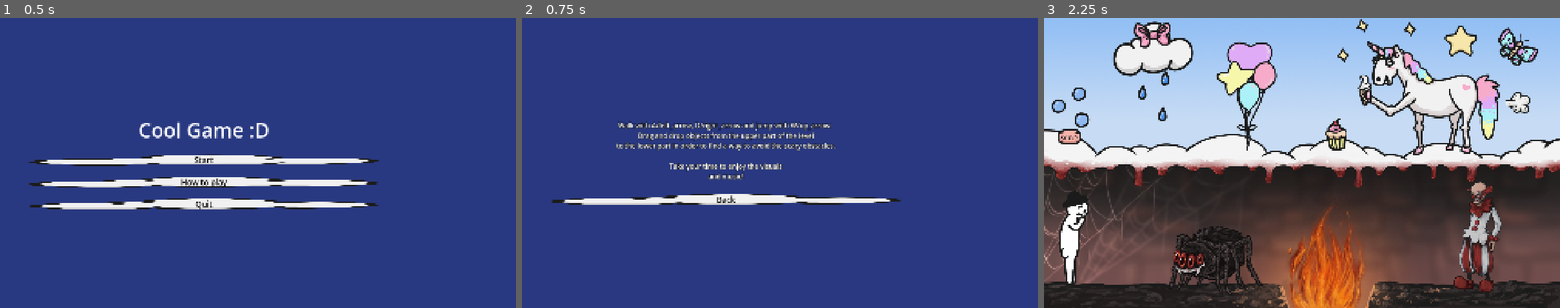
Above: before the commit, frames 1-3 (left to right).
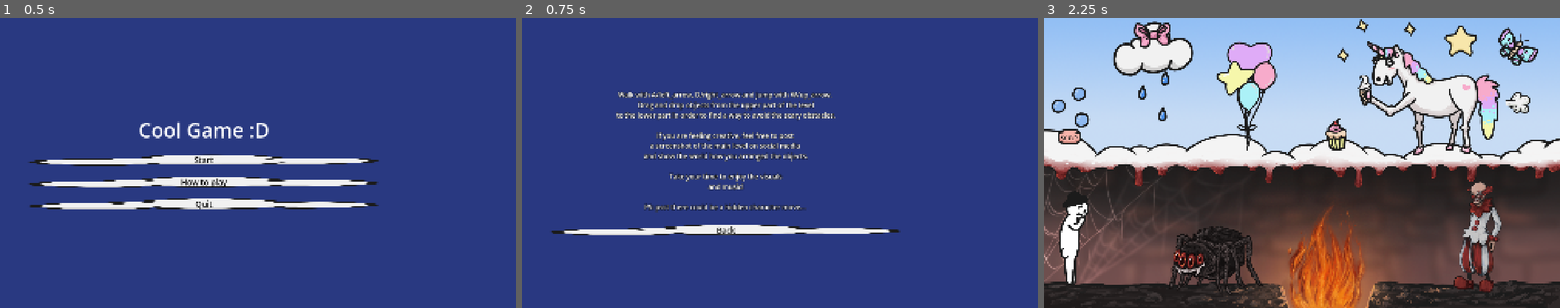
Above: after the commit, the same moments.

Repository: myryk31415/bimm-game-jam
Game: Godot game, scene res://scenes/main_menu.tscn
Same seed, same stepped clock (60 frames per second), same inputs: the game is played once before the commit and once after it. The engine's default icon, where the game draws it, is replaced by a stand-in: a white triangle on a blue panel in a dark square. Sound files missing from this copy of the repository are replaced by a short silence.
Inputs:
- Up to frame 1 (0.5 s): no input
- Up to frame 2 (0.75 s): click "How to play" at 0.5 s
- Up to frame 3 (2.25 s): click "Back" at 1.25 s; click "Start" at 2 s

Frame 1 is identical in both runs. In frame 2, 8.9% of the frame differs, in the area x 5-74%, y 25-75%; in frame 3, nothing differs.

Commit message:
updated the tutorial

Diff:
--- a/scenes/tutorial.tscn
+++ b/scenes/tutorial.tscn
@@ -51,8 +51,14 @@
 Drag and drop objects from the upper part of the level
 to the lower part in order to find a way to avoid the scary obstacles.
 
+If you are feeling creative, feel free to post
+a screenshot of the main level on social media
+and show the world how you arranged the objects.
+
 Take your time to enjoy the visuals
 and music!
+
+PS: psst there could be a hidden character move...
 "
 horizontal_alignment = 1
 
Not shown: 1 places in scenes/tutorial.tscn that only renumber resources
